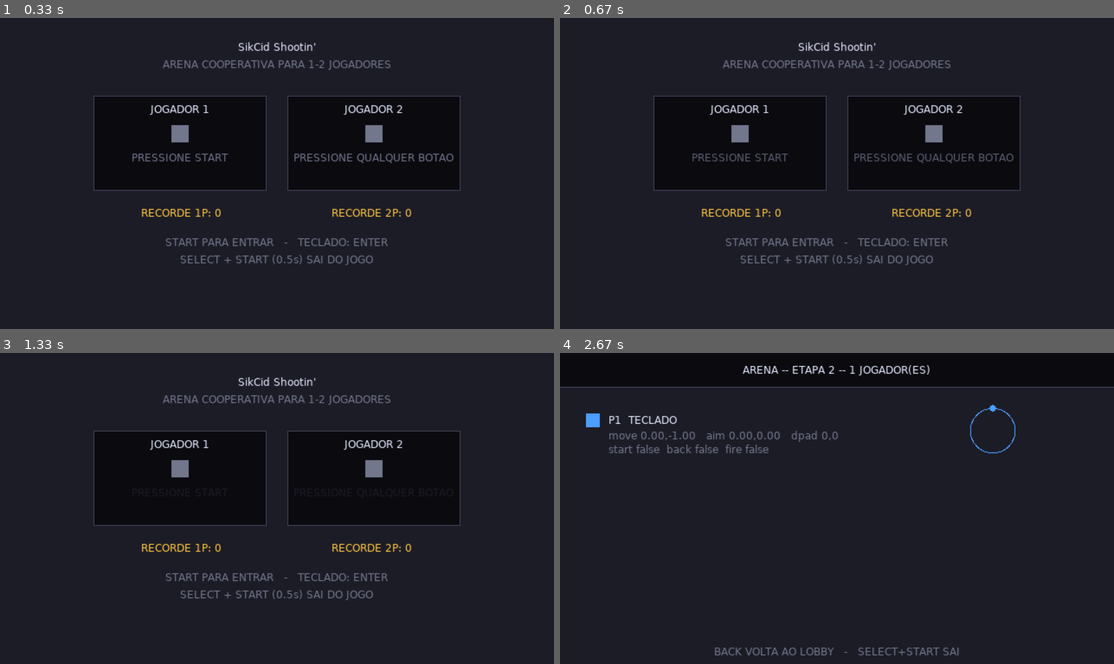
Above: before the commit, frames 1-4 (two rows, left to right).
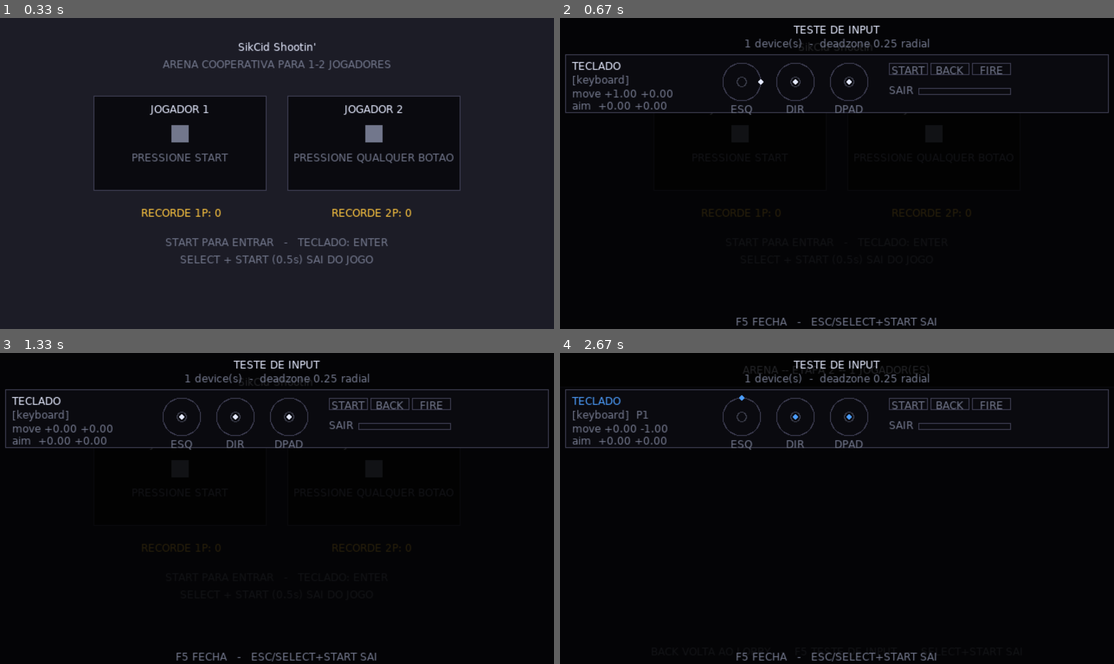
Above: after the commit, the same moments.

Repository: refeals/sikcid-shooting
Game: LÖVE game, started from main.lua
The game is run twice, just before and just after one commit, with the same random seed, the same clock (stepped at 60 frames per second) and the same inputs.
Inputs:
- Up to frame 1 (0.33 s): no input
- Up to frame 2 (0.67 s): hold F5 from 0.33 s (still down); hold D from 0.33 s (still down)
- Up to frame 3 (1.33 s): release F5 at 0.8 s; release D at 0.8 s
- Up to frame 4 (2.67 s): hold F5 1.33-1.8 s; hold Up 1.33-1.8 s; tap Enter at 1.83 s; tap Keypad Enter at 2.17 s; hold F5 from 2.5 s (still down); hold W from 2.5 s (still down)

Frame 1 is identical in both runs. In frame 2, 70% of the frame differs, in the area x 0-100%, y 0-100%; in frame 3, 69%; in frame 4, 74%, in the area x 0-100%, y 2-100%.

Commit message:
feat:stage-3

Diff:
--- a/main.lua
+++ b/main.lua
@@ -8,7 +8,8 @@
 local Input  = require("src.input")
 local Smoke  = require("src.smoke")
 
-local Lobby  = require("src.states.lobby")
+local Lobby     = require("src.states.lobby")
+local InputTest = require("src.states.inputtest")
 
 local MAX_DT = 1 / 30   -- clamp anti-espiral da morte em frames longos
 
@@ -25,6 +26,8 @@
       Config.DEBUG = true
     elseif a == "--windowed" then
       Config.WINDOWED = true
+    elseif a == "--inputtest" then
+      Config.INPUT_TEST = true   -- abre a tela de diagnóstico em vez do lobby
     end
     i = i + 1
   end
@@ -47,7 +50,12 @@
   Audio.load()
   Input.load()
   if Config.SMOKE then Smoke.reset() end
-  State.push(Lobby)
+
+  if Config.INPUT_TEST then
+    State.push(InputTest, true)
+  else
+    State.push(Lobby)
+  end
 end
 
 function love.update(dt)
@@ -77,6 +85,16 @@
 end
 
 function love.keypressed(key, scancode, isrepeat)
+  -- F5 abre/fecha a tela de teste de input por cima de qualquer estado.
+  if key == "f5" then
+    local cur = State.current()
+    if cur == InputTest then
+      if cur.standalone then State.switch(Lobby) else State.pop() end
+    else
+      State.push(InputTest, false)
+    end
+    return
+  end
   State.keypressed(key, scancode, isrepeat)
 end
 
--- a/src/input.lua
+++ b/src/input.lua
@@ -156,7 +156,9 @@
     local nx, ny = Util.normalize(x, y)
     return nx, ny
   elseif self.kind == "scripted" then
-    return self.moveX or 0, self.moveY or 0
+    -- Passa pela mesma deadzone dos gamepads: o smoke nunca gera um vetor
+    -- maior que 1, como um analógico de verdade.
+    return applyDeadzone(self.moveX or 0, self.moveY or 0)
   end
   return 0, 0
 end
@@ -175,7 +177,7 @@
     local nx, ny = Util.normalize(x, y)
     return nx, ny
   elseif self.kind == "scripted" then
-    return self.aimX or 0, self.aimY or 0
+    return applyDeadzone(self.aimX or 0, self.aimY or 0)
   end
   return 0, 0
 end
--- a/src/smoke.lua
+++ b/src/smoke.lua
@@ -12,12 +12,16 @@
   nextEvent = 1,
 }
 
--- Timeline de botões: {tempo, ação, valor}. Um pulso = press + release.
+-- Timeline: {tempo, ação, valor} para botões, ou {tempo, "fn", função}.
+-- Um pulso de botão = press + release.
 local EVENTS = {
   { 0.40, "start", true  },   -- vincula o Jogador 1
   { 0.50, "start", false },
   { 1.20, "start", true  },   -- inicia a partida (debounce já passou)
   { 1.30, "start", false },
+  -- Abre e fecha a tela de teste de input (F5), exercitando push/pop da pilha.
+  { 1.60, "fn", function() love.keypressed("f5", "f5", false) end },
+  { 1.80, "fn", function() love.keypressed("f5", "f5", false) end },
 }
 
 function Smoke.reset()
@@ -62,7 +66,7 @@
 
   while EVENTS[Smoke.nextEvent] and Smoke.t >= EVENTS[Smoke.nextEvent][1] do
     local e = EVENTS[Smoke.nextEvent]
-    Input.scriptPress(e[2], e[3])
+    if e[2] == "fn" then e[3]() else Input.scriptPress(e[2], e[3]) end
     Smoke.nextEvent = Smoke.nextEvent + 1
   end
 
--- a/src/states/game.lua
+++ b/src/states/game.lua
@@ -1,6 +1,6 @@
--- ETAPA 2: arena ainda é placeholder. Serve para provar que o vínculo de
--- devices chega inteiro do lobby e que cada jogador lê SÓ o seu input.
--- A arena de verdade (jogador, tiro, inimigos) entra nas etapas 3+.
+-- ETAPA 2: arena ainda é placeholder. Prova que o vínculo de devices chega
+-- inteiro do lobby. O diagnóstico de eixos/botões mora em states/inputtest.lua
+-- (F5). A arena de verdade entra nas etapas 3+.
 
 local Config = require("src.config")
 local Input  = require("src.input")
@@ -45,36 +45,22 @@
   love.graphics.printf(string.format("ARENA -- ETAPA 2 -- %d JOGADOR(ES)", playerCount),
     0, 12, W, "center")
 
-  -- Leitura ao vivo dos eixos: valida deadzone radial e mapeamento gamepad.
   for i = 1, playerCount do
     local d = devices[i]
-    local y = 70 + (i - 1) * 90
-    local color = i == 1 and C.p1 or C.p2
-    love.graphics.setColor(color)
-    love.graphics.rectangle("fill", 30, y, 16, 16)
+    local y = 90 + (i - 1) * 40
+    love.graphics.setColor(i == 1 and C.p1 or C.p2)
+    love.graphics.rectangle("fill", 40, y, 16, 16)
     love.graphics.setColor(C.text)
-    love.graphics.print(string.format("P%d  %s", i, d and d:displayName() or "?"), 56, y)
-    if d then
-      local mx, my = d:moveVector()
-      local ax, ay = d:aimVector()
-      local dx, dy = d:dpadVector()
-      love.graphics.setColor(C.textDim)
-      love.graphics.print(string.format("move %.2f,%.2f   aim %.2f,%.2f   dpad %.0f,%.0f",
-        mx, my, ax, ay, dx, dy), 56, y + 18)
-      love.graphics.print(string.format("start %s  back %s  fire %s  %s",
-        tostring(d:isDown("start")), tostring(d:isDown("back")),
-        tostring(d:isDown("fire")),
-        d.connected and "" or "[DESCONECTADO]"), 56, y + 34)
-
-      -- Bolinha mostrando o vetor de movimento já com deadzone aplicada.
-      love.graphics.setColor(color)
-      love.graphics.circle("line", 500, y + 20, 26)
-      love.graphics.circle("fill", 500 + mx * 26, y + 20 + my * 26, 4)
+    love.graphics.print(string.format("P%d  %s", i, d and d:displayName() or "?"), 68, y + 2)
+    if d and not d.connected then
+      love.graphics.setColor(C.doorWarn)
+      love.graphics.print("DESCONECTADO", 68, y + 18)
     end
   end
 
   love.graphics.setColor(C.textDim)
-  love.graphics.printf("BACK VOLTA AO LOBBY   -   SELECT+START SAI", 0, H - 22, W, "center")
+  love.graphics.printf("BACK VOLTA AO LOBBY   -   F5 TESTE DE INPUT   -   SELECT+START SAI",
+    0, H - 22, W, "center")
 
   local p = Input.exitProgress()
   if p > 0 then
--- /dev/null
+++ b/src/states/inputtest.lua
@@ -0,0 +1,146 @@
+-- Tela de diagnóstico de input (não faz parte do fluxo do jogo).
+--
+-- Mostra TODOS os devices conhecidos com leitura ao vivo de eixos, d-pad,
+-- botões e combo de saída. Serve para conferir o mapeamento SDL no Batocera
+-- sem precisar entrar na partida.
+--
+-- Como abrir:
+--   love . --inputtest     (entra direto, em vez do lobby)
+--   F5                     (abre/fecha por cima de qualquer tela)
+
+local Config = require("src.config")
+local Input  = require("src.input")
+local State  = require("src.state")
+
+local InputTest = {}
+
+local ROW_H = 74
+local MAX_ROWS = 4
+local scroll = 0          -- primeira linha visível, quando há muitos devices
+
+-- Desenha um "analógico": círculo de limite + ponto na posição do vetor.
+local function drawStick(cx, cy, r, x, y, color, label)
+  local C = Config.COLORS
+  love.graphics.setColor(C.hudLine)
+  love.graphics.circle("line", cx, cy, r)
+  -- Círculo interno = deadzone (o ponto nunca cai dentro dele).
+  love.graphics.setColor(C.textDim[1], C.textDim[2], C.textDim[3], 0.5)
+  love.graphics.circle("line", cx, cy, r * Config.DEADZONE)
+  love.graphics.setColor(color)
+  love.graphics.circle("fill", cx + x * r, cy + y * r, 3)
+  love.graphics.setColor(C.textDim)
+  love.graphics.printf(label, cx - 30, cy + r + 2, 60, "center")
+end
+
+local BTN_W = 44   -- largura que comporta "START" na fonte padrão
+
+local function drawButton(x, y, label, active)
+  local C = Config.COLORS
+  love.graphics.setColor(active and C.textWarn or C.hudLine)
+  love.graphics.rectangle(active and "fill" or "line", x + 0.5, y + 0.5, BTN_W, 13)
+  love.graphics.setColor(active and C.hudBg or C.textDim)
+  love.graphics.printf(label, x, y + 1, BTN_W + 1, "center")
+  return x + BTN_W + 4
+end
+
+local function drawDevice(d, y)
+  local C = Config.COLORS
+  local W = Config.VIRTUAL_W
+
+  love.graphics.setColor(C.hudBg)
+  love.graphics.rectangle("fill", 6, y, W - 12, ROW_H - 6)
+  love.graphics.setColor(d.connected and C.hudLine or C.doorWarn)
+  love.graphics.rectangle("line", 6.5, y + 0.5, W - 13, ROW_H - 7)
+
+  -- Cor do jogador se o device estiver vinculado.
+  local color = C.text
+  if d.boundTo == 1 then color = C.p1 elseif d.boundTo == 2 then color = C.p2 end
+
+  love.graphics.setColor(color)
+  love.graphics.print(d:displayName(), 14, y + 6)
+  love.graphics.setColor(C.textDim)
+  love.graphics.print(string.format("[%s]%s%s",
+    d.kind,
+    d.connected and "" or "  DESCONECTADO",
+    d.boundTo and ("  P" .. d.boundTo) or ""), 14, y + 22)
+
+  local mx, my = d:moveVector()
+  local ax, ay = d:aimVector()
+  local dx, dy = d:dpadVector()
+  love.graphics.setColor(C.textDim)
+  love.graphics.print(string.format("move %+.2f %+.2f", mx, my), 14, y + 38)
+  love.graphics.print(string.format("aim  %+.2f %+.2f", ax, ay), 14, y + 52)
+
+  drawStick(210, y + 32, 22, mx, my, color, "ESQ")
+  drawStick(272, y + 32, 22, ax, ay, color, "DIR")
+  drawStick(334, y + 32, 22, dx, dy, color, "DPAD")
+
+  local bx0 = 380
+  local bx = drawButton(bx0, y + 10, "START", d:isDown("start"))
+  bx = drawButton(bx, y + 10, "BACK", d:isDown("back"))
+  drawButton(bx, y + 10, "FIRE", d:isDown("fire"))
+
+  -- Progresso do combo de saída deste device.
+  local barW = BTN_W * 3 + 8
+  local p = d:exitProgress()
+  love.graphics.setColor(C.textDim)
+  love.graphics.print("SAIR", bx0, y + 34)
+  love.graphics.setColor(C.hudLine)
+  love.graphics.rectangle("line", bx0 + 34.5, y + 39.5, barW - 34, 7)
+  if p > 0 then
+    love.graphics.setColor(C.doorWarn)
+    love.graphics.rectangle("fill", bx0 + 35, y + 40, (barW - 35) * p, 6)
+  end
+end
+
+function InputTest:enter(standalone)
+  -- standalone = entrou por --inputtest (não há tela por baixo para voltar).
+  self.standalone = standalone or false
+  scroll = 0
+end
+
+function InputTest:update(dt) -- luacheck: ignore
+  -- Rola a lista quando há mais devices do que cabe na tela.
+  if Input.count > MAX_ROWS then
+    local d = Input.find(function(dev) return dev:pressed("back") end)
+    if d then scroll = (scroll + 1) % math.max(1, Input.count - MAX_ROWS + 1) end
+  end
+end
+
+function InputTest:draw()
+  local W, H = Config.VIRTUAL_W, Config.VIRTUAL_H
+  local C = Config.COLORS
+
+  love.graphics.setColor(0, 0, 0, self.standalone and 1 or 0.85)
+  love.graphics.rectangle("fill", 0, 0, W, H)
+
+  love.graphics.setColor(C.text)
+  love.graphics.printf("TESTE DE INPUT", 0, 6, W, "center")
+  love.graphics.setColor(C.textDim)
+  love.graphics.printf(string.format("%d device(s)  -  deadzone %.2f radial",
+    Input.count, Config.DEADZONE), 0, 22, W, "center")
+
+  local y = 42
+  local shown = 0
+  for i = 1 + scroll, Input.count do
+    if shown >= MAX_ROWS then break end
+    drawDevice(Input.devices[i], y)
+    y = y + ROW_H
+    shown = shown + 1
+  end
+
+  if Input.count == 0 then
+    love.graphics.setColor(C.textDim)
+    love.graphics.printf("nenhum device", 0, 120, W, "center")
+  end
+
+  love.graphics.setColor(C.textDim)
+  local hint = self.standalone
+    and "F5 VAI PARA O LOBBY   -   ESC/SELECT+START SAI"
+    or  "F5 FECHA   -   ESC/SELECT+START SAI"
+  if Input.count > MAX_ROWS then hint = "BACK ROLA A LISTA   -   " .. hint end
+  love.graphics.printf(hint, 0, H - 16, W, "center")
+  love.graphics.setColor(1, 1, 1, 1)
+end
+
+return InputTest
